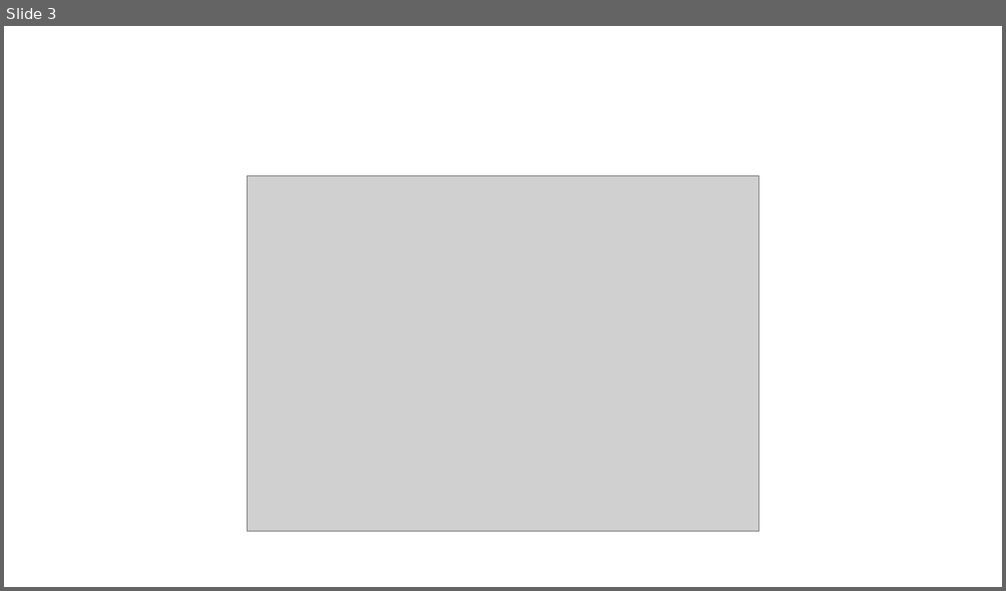
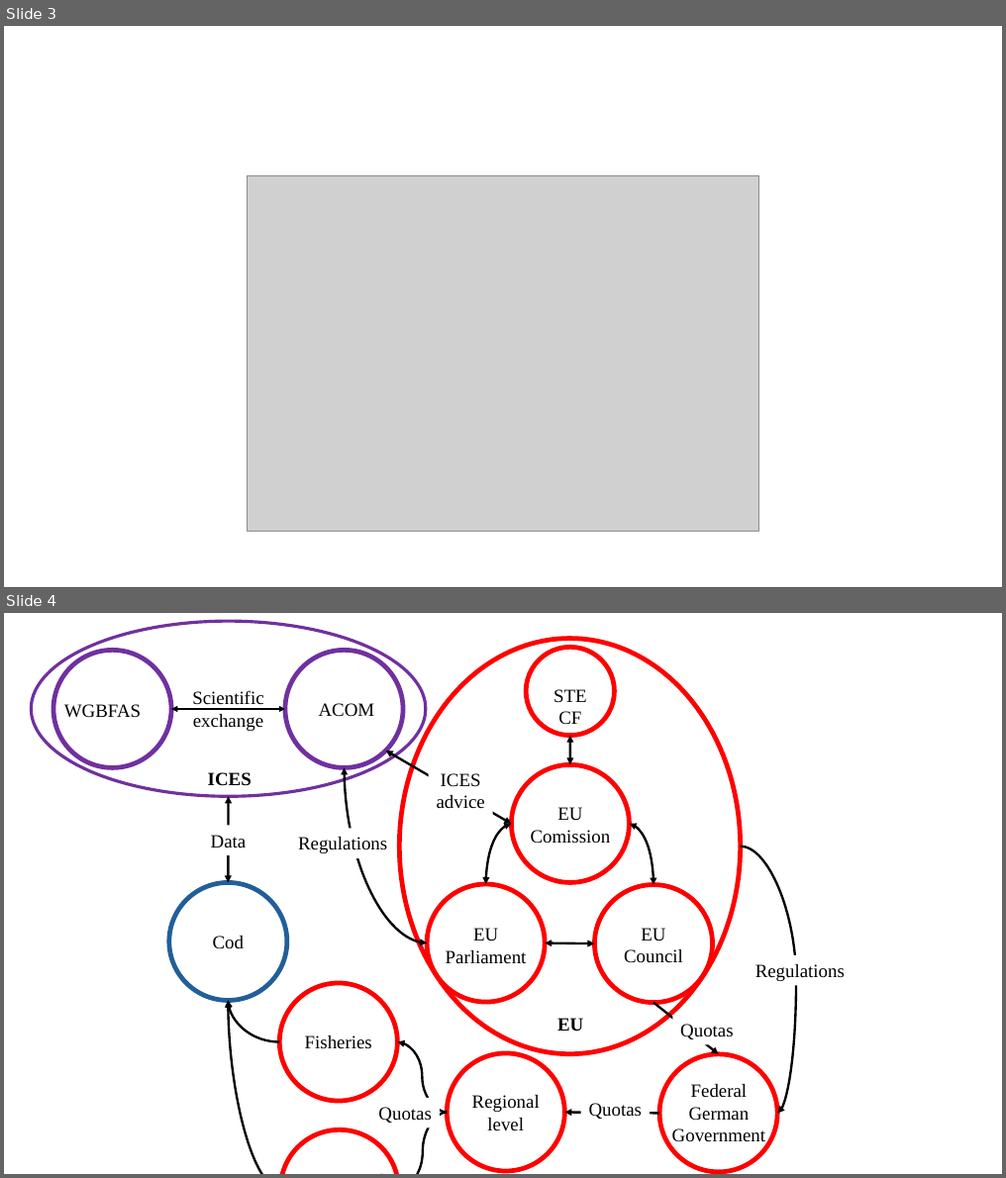
Before and after one commit to Ambloecker/prOACT_pathways, a slide deck: Figures/old/Figures_SES_pathway.pptx. Shown one above the other, each under a label of ours: slide 3 before the commit, slides 3 and 4 after it. The pictures are 1006x591 and 1006x1178 pixels, drawn with LibreOffice and Linux fonts; fonts in the diff are those of the drawing; grey boxes stand for pictures. Boxes give left, top, right and bottom in pixels: in the first picture for what was removed or moved away, otherwise in the second. Text is boxed around its words. In the diff, an @@ line names an element or a change of style, - is before the commit and + after.

```diff
--- a/Figures/old/Figures_SES_pathway.pptx
+++ b/Figures/old/Figures_SES_pathway.pptx
@@ slide 4 added at (x1=4, y1=613, x2=1002, y2=1174), background #FFFFFF @@
@@ group added at (x1=31, y1=621, x2=845, y2=1174): 21 texts, 13 ellipses, 5 double arrows, 5 curved arrows, 3 curved double arrows, 2 arrows @@
+ACOM
+Scientific
+exchange
+ICES
+Cod
+Data
+EU
+Comission
+EU
+Council
+EU
+Parliament
+STECF
+Regional
+level
+Federal
+German
+Government
+Fisheries
+WGBFAS
+ICES
+advice
+Regulations
+EU
+Quotas
+Recreational
+fisheries
+Quotas
+Regulations
+Quotas
```
Also in this commit, not shown: 6 other slides added, 8 other files.
